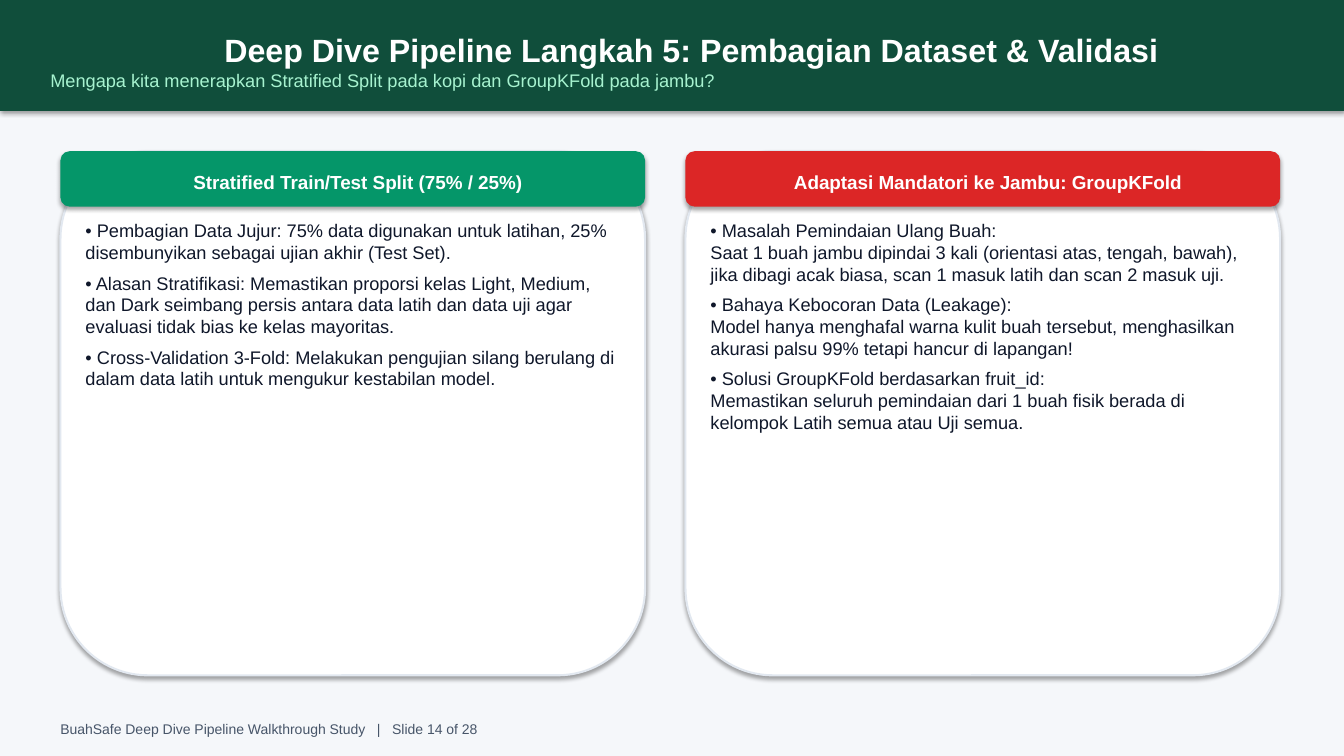
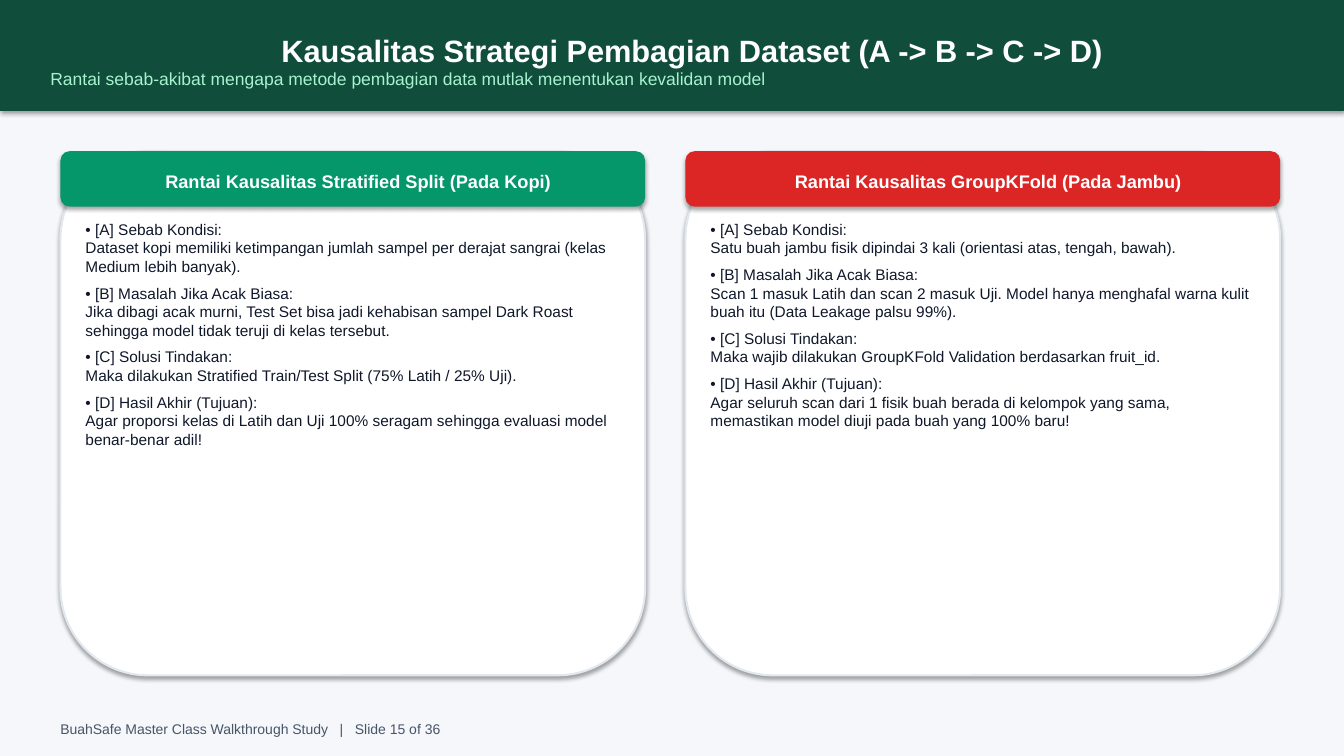
Before and after one commit to adsurkasur/buahsafe, a slide deck: slide 15 of BuahSafe_Super_Comprehensive_Presentation_Deep_Dive.pptx (slide 14 before the commit). Drawn at 1344x756 pixels with LibreOffice and Linux fonts; fonts in the diff are those of the drawing. Boxes give left, top, right and bottom in pixels: in the first picture for what was removed or moved away, otherwise in the second. Text is boxed around its words. In the diff, an @@ line names an element or a change of style, - is before the commit and + after.

Commit message:
feat: expand to 36-slide master class presentation addressing all 12 detailed review points with comprehensive theory, causality chains, and fixed visual assets

```diff
--- a/BuahSafe_Super_Comprehensive_Presentation_Deep_Dive.pptx
+++ b/BuahSafe_Super_Comprehensive_Presentation_Deep_Dive.pptx
@@ text in rectangle at (50,39,1102,89): text changed; size 13 to 12.5 pt @@
-Deep Dive Pipeline Langkah 5: Pembagian Dataset & Validasi
-Mengapa kita menerapkan Stratified Split pada kopi dan GroupKFold pada jambu?
+Kausalitas Strategi Pembagian Dataset (A -> B -> C -> D)
+Rantai sebab-akibat mengapa metode pembagian data mutlak menentukan kevalidan model
@@ text in rounded rectangle at (165,174,550,192): text changed; size 13.5 to 13 pt @@
-Stratified Train/Test Split (75% / 25%)
+Rantai Kausalitas Stratified Split (Pada Kopi)
@@ text in rounded rectangle at (795,174,1182,192): text changed; size 13.5 to 13 pt @@
-Adaptasi Mandatori ke Jambu: GroupKFold
+Rantai Kausalitas GroupKFold (Pada Jambu)
@@ text at (85,224,607,445): text changed; size 13 to 11 pt @@
-• Pembagian Data Jujur: 75% data digunakan untuk latihan, 25% disembunyikan sebagai ujian akhir (Test Set).
-• Alasan Stratifikasi: Memastikan proporsi kelas Light, Medium, dan Dark seimbang persis antara data latih dan data uji agar evaluasi tidak bias ke kelas mayoritas.
-• Cross-Validation 3-Fold: Melakukan pengujian silang berulang di dalam data latih untuk mengukur kestabilan model.
+• [A] Sebab Kondisi:
+Dataset kopi memiliki ketimpangan jumlah sampel per derajat sangrai (kelas Medium lebih banyak).
+• [B] Masalah Jika Acak Biasa:
+Jika dibagi acak murni, Test Set bisa jadi kehabisan sampel Dark Roast sehingga model tidak teruji di kelas tersebut.
+• [C] Solusi Tindakan:
+Maka dilakukan Stratified Train/Test Split (75% Latih / 25% Uji).
+• [D] Hasil Akhir (Tujuan):
+Agar proporsi kelas di Latih dan Uji 100% seragam sehingga evaluasi model benar-benar adil!
@@ text at (710,224,1248,430): text changed; size 13 to 11 pt @@
-• Masalah Pemindaian Ulang Buah:
-Saat 1 buah jambu dipindai 3 kali (orientasi atas, tengah, bawah), jika dibagi acak biasa, scan 1 masuk latih dan scan 2 masuk uji.
-• Bahaya Kebocoran Data (Leakage):
-Model hanya menghafal warna kulit buah tersebut, menghasilkan akurasi palsu 99% tetapi hancur di lapangan!
-• Solusi GroupKFold berdasarkan fruit_id:
-Memastikan seluruh pemindaian dari 1 buah fisik berada di kelompok Latih semua atau Uji semua.
+• [A] Sebab Kondisi:
+Satu buah jambu fisik dipindai 3 kali (orientasi atas, tengah, bawah).
+• [B] Masalah Jika Acak Biasa:
+Scan 1 masuk Latih dan scan 2 masuk Uji. Model hanya menghafal warna kulit buah itu (Data Leakage palsu 99%).
+• [C] Solusi Tindakan:
+Maka wajib dilakukan GroupKFold Validation berdasarkan fruit_id.
+• [D] Hasil Akhir (Tujuan):
+Agar seluruh scan dari 1 fisik buah berada di kelompok yang sama, memastikan model diuji pada buah yang 100% baru!
@@ text at (60,724,441,737): text changed @@
-BuahSafe Deep Dive Pipeline Walkthrough Study | Slide 14 of 28
+BuahSafe Master Class Walkthrough Study | Slide 15 of 36
```
Also in this commit, not shown: 25 other slides changed, 10 slides added, 2 slides removed, 3 other files.
